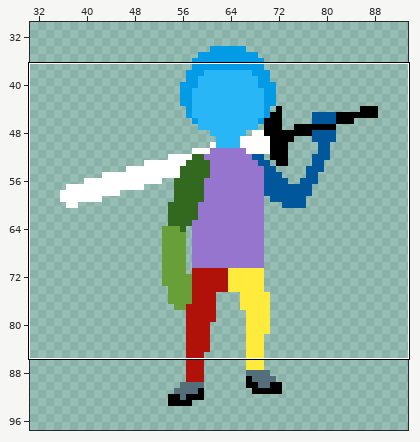
Pixel-art file: RPG Game/Assets/Art/Player/Sword/Idle/Player_Sword_Idle_Down.aseprite. Above: a wide view before the commit, with the close-up outlined.
Close-up. The starting point:
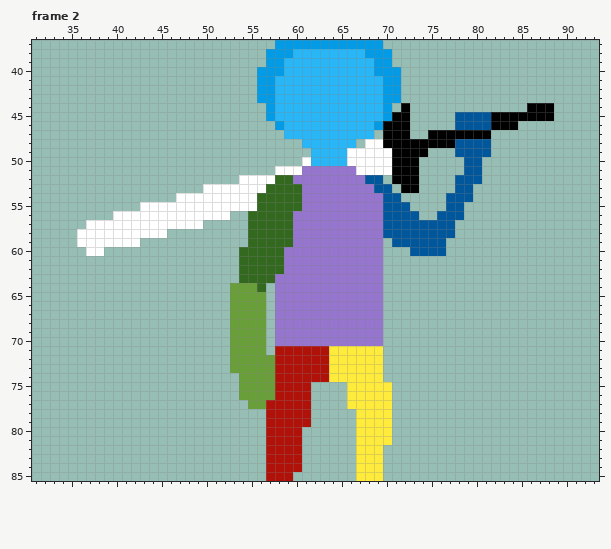
128x128 pixels, 8 frames. Shown: frame 2: x 31..93, y 37..85. The wide view leaves out empty margins. The commit also changed other frames or places, which this record leaves out.
Once edited:
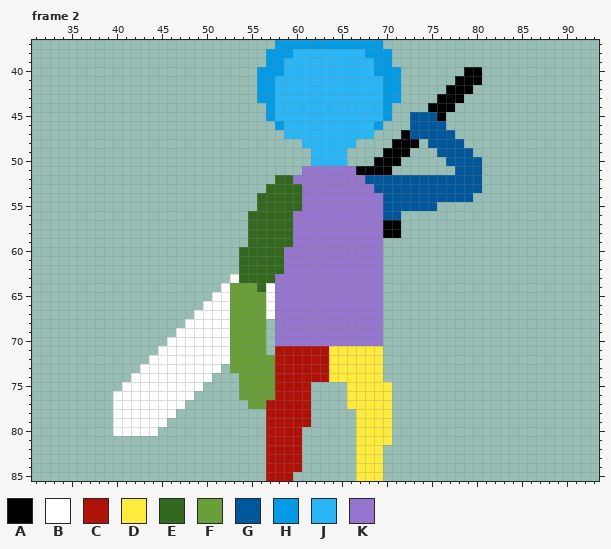
Palette (. is transparent): A #000000  B #ffffff  C #b0120a  D #ffeb3b  E #33691e  F #689f38  G #01579b  H #039be5  J #29b6f6  K #9575cd
Commit message: Updated Down and Left Idle Animations
From old to new:
--- frame 2, layers "Blue Arm", "Sword"
@@ x 31..93 @@
 39 ..........................HHJJJJJJJJJJHH.......................
-40 .........................HHHJJJJJJJJJJHHH......................
-41 .........................HHJJJJJJJJJJJJHH......................
-42 .........................HHJJJJJJJJJJJJHH......................
-43 .........................HHJJJJJJJJJJJJHH......................
-44 ..........................HJJJJJJJJJJJJH.A.............AAA.....
-45 ..........................HJJJJJJJJJJJJHAA.....GGGGAAAAAAA.....
-46 ...........................HJJJJJJJJJJHAAA.....GGGGAAA.........
-47 ............................JJJJJJJJJJ.AAA..AAAAAAA............
-48 ..............................JJJJJJ.BBAAAAAAAAGGGG............
-49 ...............................JJJJBBBBBAAAA...GGGG............
-50 ..............................BJJJJBBBBBAAA.....GG.............
-51 ...........................BBBKKKKKKBBBBAAA.....GG.............
-52 .......................BBBBEEKKKKKKKKGG.AAA....GGG.............
-53 ...................BBBBBBBEEEEKKKKKKKKGG.AA....GG..............
-54 ................BBBBBBBBBEEEEEKKKKKKKKKGG.....GGG..............
-55 ............BBBBBBBBBBBBBEEEEEKKKKKKKKKGGG....GG...............
-56 .........BBBBBBBBBBBBB..EEEEEKKKKKKKKKKGGGG..GGG...............
-57 ......BBBBBBBBBBBBB.....EEEEEKKKKKKKKKKGGGGGGGG................
-58 .....BBBBBBBBBB.........EEEEEKKKKKKKKKKGGGGGGGG................
-59 .....BBBBBBB............EEEEEKKKKKKKKKK.GGGGGG.................
-60 ......BB...............EEEEEKKKKKKKKKKK...GGGG.................
+40 .........................HHHJJJJJJJJJJHHH.......AA.............
+41 .........................HHJJJJJJJJJJJJHH......AAA.............
+42 .........................HHJJJJJJJJJJJJHH.....AAA..............
+43 .........................HHJJJJJJJJJJJJHH....AAA...............
+44 ..........................HJJJJJJJJJJJJH....AAA................
+45 ..........................HJJJJJJJJJJJJH..GGGA.................
+46 ...........................HJJJJJJJJJJH...GGGG.................
+47 ............................JJJJJJJJJJ...AGGGGG................
+48 ..............................JJJJJJ....AAA.GGGG...............
+49 ...............................JJJJ....AAA...GGGG..............
+50 ...............................JJJJ...AAA.....GGGG.............
+51 ..............................KKKKKKAAAA.......GGG.............
+52 ...........................EEKKKKKKKKGGGGGGGGGGGGG.............
+53 ..........................EEEEKKKKKKKKGGGGGGGGGGGG.............
+54 .........................EEEEEKKKKKKKKKGGGGGGGGGG..............
+55 .........................EEEEEKKKKKKKKKGGGGGG..................
+56 ........................EEEEEKKKKKKKKKKGG......................
+57 ........................EEEEEKKKKKKKKKKAA......................
+58 ........................EEEEEKKKKKKKKKKAA......................
+59 ........................EEEEEKKKKKKKKKK........................
+60 .......................EEEEEKKKKKKKKKKK........................
 61 .......................EEEEEKKKKKKKKKKK........................
 62 .......................EEEEEKKKKKKKKKKK........................
-63 .......................EEEEKKKKKKKKKKKK........................
-64 ......................FFFE.KKKKKKKKKKKK........................
-65 ......................FFFF.KKKKKKKKKKKK........................
-66 ......................FFFF.KKKKKKKKKKKK........................
-67 ......................FFFF.KKKKKKKKKKKK........................
-68 ......................FFFF.KKKKKKKKKKKK........................
-69 ......................FFFF.KKKKKKKKKKKK........................
-70 ......................FFFF.KKKKKKKKKKKK........................
-71 ......................FFFF.CCCCCCDDDDDD........................
-72 ......................FFFFFCCCCCCDDDDDD........................
-73 ......................FFFFFCCCCCCDDDDDD........................
-74 .......................FFFFCCCCCCDDDDDD........................
-75 .......................FFFFCCCC....DDDDD.......................
-76 .......................FFFFCCCC....DDDDD.......................
-77 ........................FFCCCCC....DDDDD.......................
-78 ..........................CCCCC.....DDDD.......................
-79 ..........................CCCCC.....DDDD.......................
-80 ..........................CCCC......DDDD.......................
+63 ......................BEEEEKKKKKKKKKKKK........................
+64 .....................BFFFEBKKKKKKKKKKKK........................
+65 ....................BBFFFFBKKKKKKKKKKKK........................
+66 ...................BBBFFFFBKKKKKKKKKKKK........................
+67 ..................BBBBFFFFBKKKKKKKKKKKK........................
+68 .................BBBBBFFFF.KKKKKKKKKKKK........................
+69 ................BBBBBBFFFF.KKKKKKKKKKKK........................
+70 ...............BBBBBBBFFFF.KKKKKKKKKKKK........................
+71 ..............BBBBBBBBFFFF.CCCCCCDDDDDD........................
+72 .............BBBBBBBBBFFFFFCCCCCCDDDDDD........................
+73 ............BBBBBBBBB.FFFFFCCCCCCDDDDDD........................
+74 ...........BBBBBBBBB...FFFFCCCCCCDDDDDD........................
+75 ..........BBBBBBBBB....FFFFCCCC....DDDDD.......................
+76 .........BBBBBBBBB.....FFFFCCCC....DDDDD.......................
+77 .........BBBBBBBB.......FFCCCCC....DDDDD.......................
+78 .........BBBBBBB..........CCCCC.....DDDD.......................
+79 .........BBBBBB...........CCCCC.....DDDD.......................
+80 .........BBBBB............CCCC......DDDD.......................
 81 ..........................CCCC......DDDD.......................
Where, in picture pixels (left, top, right, bottom), the same in both close-ups:
changed: (77, 67, 554, 256)
added: (113, 274, 275, 436)
